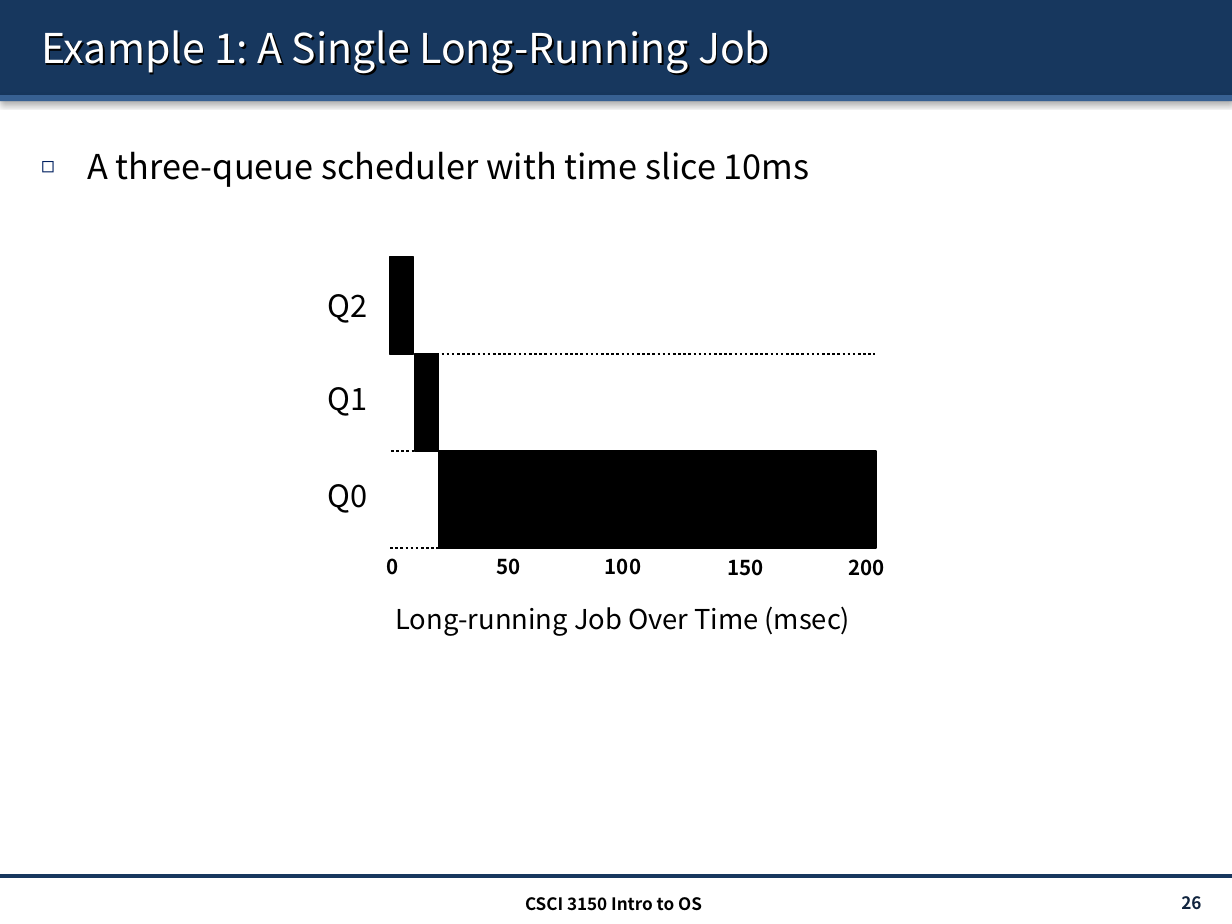
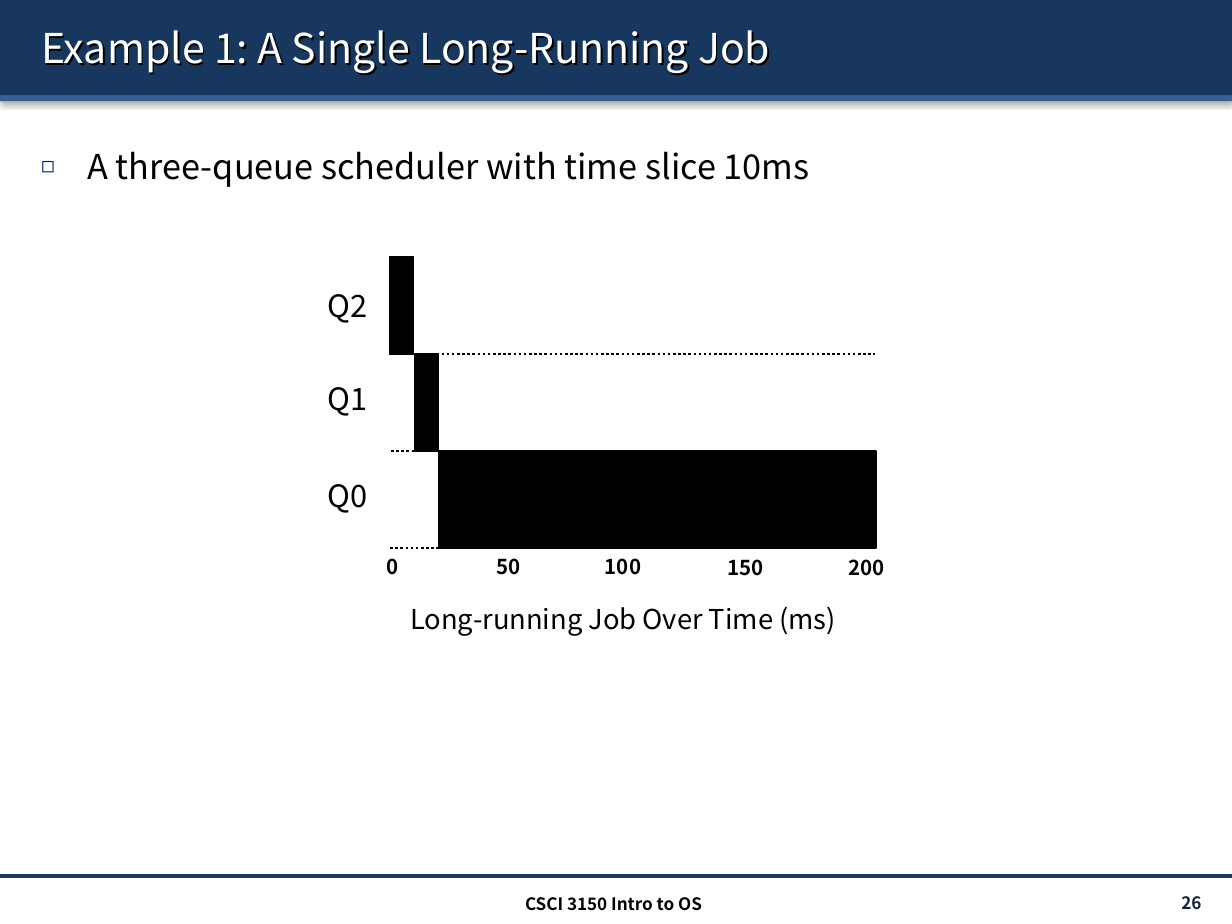
Before and after one commit to henryhxu/CSCI3150, a slide deck: slide 26 of lecture/lec9_sched.pptx. Drawn at 1232x924 pixels with LibreOffice and Linux fonts; fonts in the diff are those of the drawing. Boxes give left, top, right and bottom in pixels: in the first picture for what was removed or moved away, otherwise in the second. Text is boxed around its words. In the diff, an @@ line names an element or a change of style, - is before the commit and + after.

```diff
--- a/lecture/lec9_sched.pptx
+++ b/lecture/lec9_sched.pptx
@@ text at [410,606,836,636]: text changed @@
-Long-running Job Over Time (msec)
+Long-running Job Over Time (ms)
```
Also in this commit, not shown: 9 other slides changed, 2 slides removed, 1 other file.
